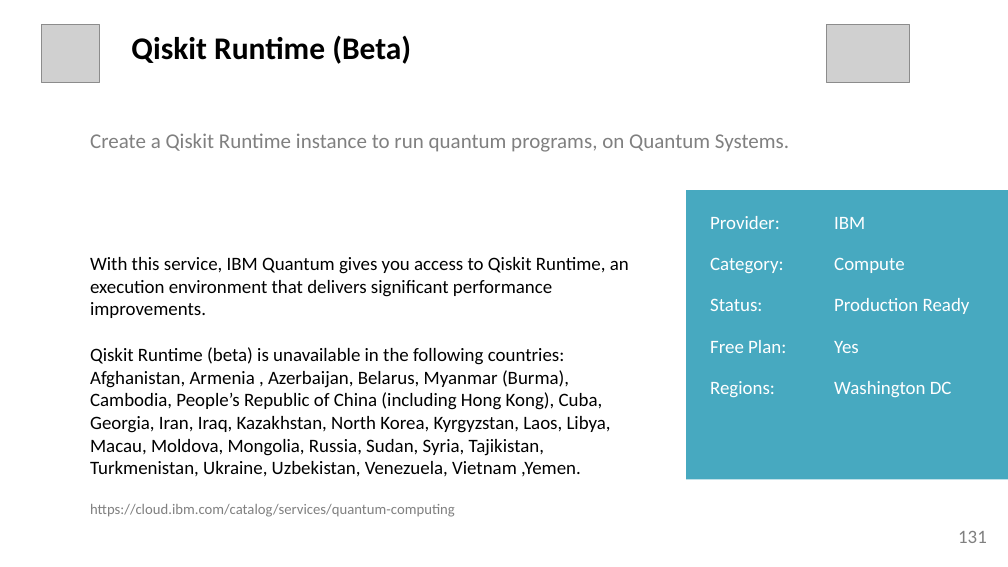
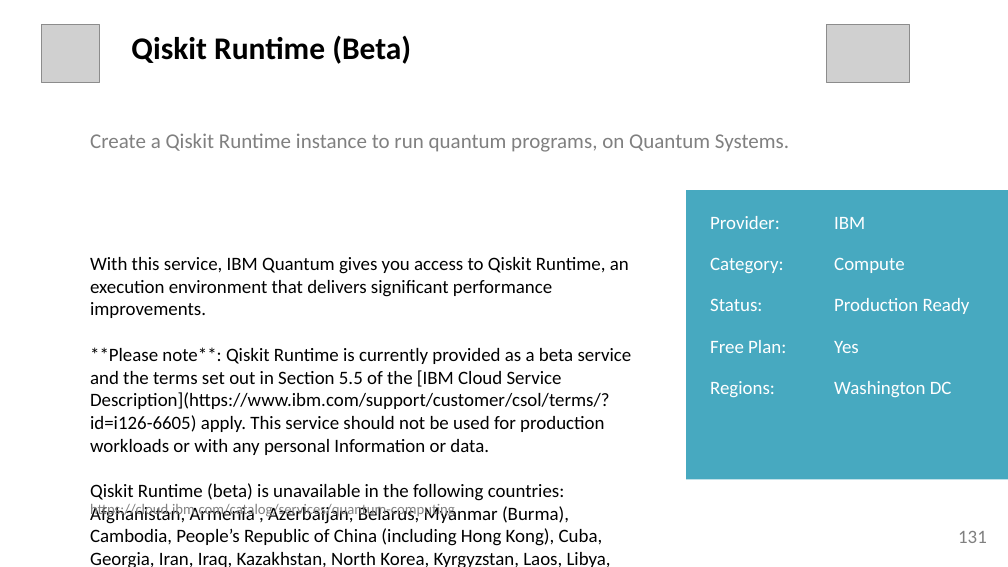
Before and after one commit to l2fprod/mycatalog, a slide deck: slide 131 of docs/generated/mycatalog.pptx. Drawn at 1008x567 pixels with LibreOffice and Linux fonts; fonts in the diff are those of the drawing; grey boxes stand for pictures. Boxes give left, top, right and bottom in pixels: in the first picture for what was removed or moved away, otherwise in the second. Text is boxed around its words. In the diff, an @@ line names an element or a change of style, - is before the commit and + after.

```diff
--- a/docs/generated/mycatalog.pptx
+++ b/docs/generated/mycatalog.pptx
@@ text at [90, 347, 632, 567]: text changed @@
-Qiskit Runtime (beta) is unavailable in the following countries: Afghanistan, Armenia , Azerbaijan, Belarus, Myanmar (Burma), Cambodia, People’s Republic of China (including Hong Kong), Cuba, Georgia, Iran, Iraq, Kazakhstan, North Korea, Kyrgyzstan, Laos, Libya, Macau, Moldova, Mongolia, Russia, Sudan, Syria, Tajikistan, Turkmenistan, Ukraine, Uzbekistan, Venezuela, Vietnam ,Yemen.
+**Please note**: Qiskit Runtime is currently provided as a beta service and the terms set out in Section 5.5 of the [IBM Cloud Service Description](https://www.ibm.com/support/customer/csol/terms/?id=i126-6605) apply. This service should not be used for production workloads or with any personal Information or data.
+Qiskit Runtime (beta) is unavailable in the following countries: Afghanistan, Armenia , Azerbaijan, Belarus, Myanmar (Burma), Cambodia, People’s Republic of China (including Hong Kong), Cuba, Georgia, Iran, Iraq, Kazakhstan, North Korea, Kyrgyzstan, Laos, Libya, Macau, Moldova, Mongolia, Russia, Sudan, Syria, Tajikistan, Turkmenistan, Ukraine, Uzbekistan, Venezuela, Vietnam, Yemen.
```
Also in this commit, not shown: 1 other slide changed, 7 other files.
